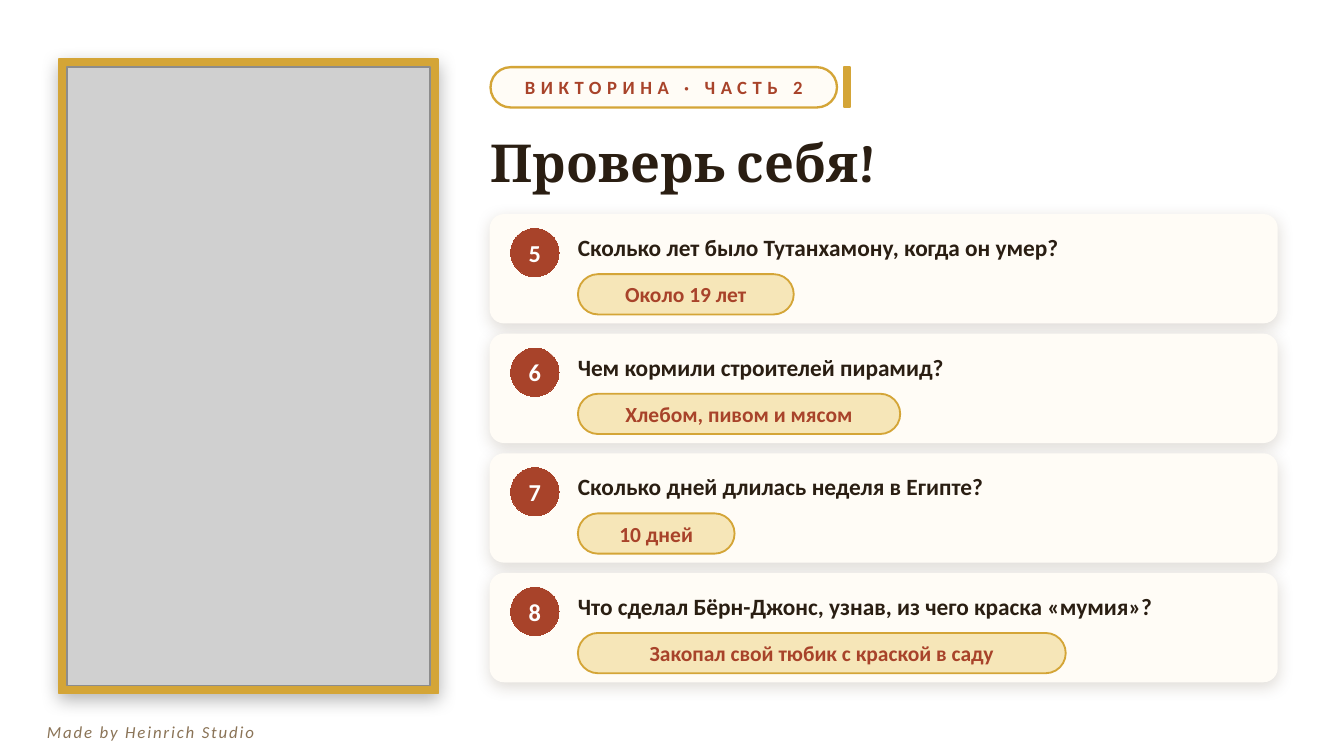
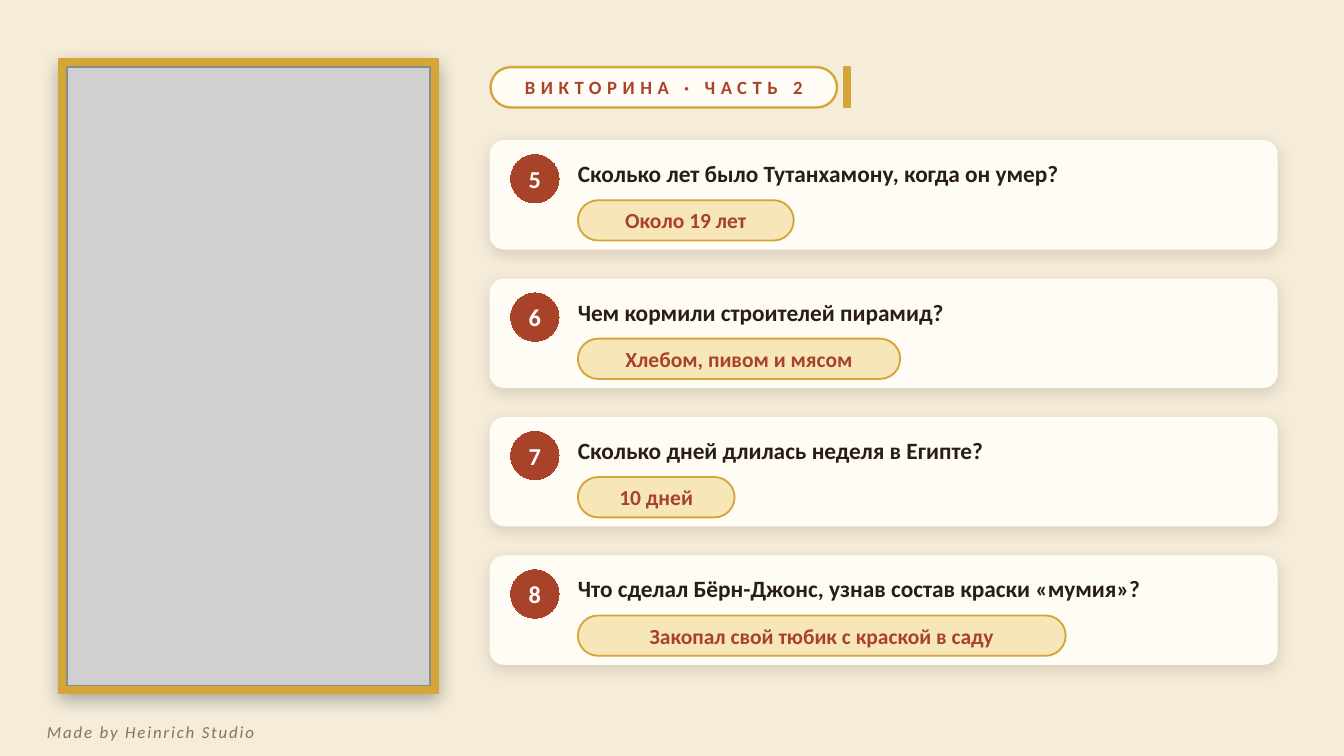
Before and after one commit to sl-himmelreich/heinrich-mario, a slide deck: slide 11 of Древний_Египет.pptx. Drawn at 1344x756 pixels with LibreOffice and Linux fonts; fonts in the diff are those of the drawing; grey boxes stand for pictures; background and template pictures are left out. Boxes give left, top, right and bottom in pixels: in the first picture for what was removed or moved away, otherwise in the second. Text is boxed around its words. In the diff, an @@ line names an element or a change of style, - is before the commit and + after.

```diff
--- a/Древний_Египет.pptx
+++ b/Древний_Египет.pptx
@@ background picture (left out) to #F5ECDA @@
@@ 2 rounded rectangles, 1 text, 1 ellipse: place and size @@
-2 rounded rectangles, 1 text, 1 ellipse at (491,215,1277,323)
+2 rounded rectangles, 1 text, 1 ellipse at (491,141,1277,249)
@@ text removed at (491,141,858,195) @@
-Проверь себя!
@@ 2 rounded rectangles, 1 ellipse, 1 text: place and size @@
-2 rounded rectangles, 1 ellipse, 1 text at (491,335,1277,442)
+2 rounded rectangles, 1 ellipse, 1 text at (491,280,1277,387)
@@ 2 rounded rectangles, 1 ellipse, 1 text: place and size @@
-2 rounded rectangles, 1 ellipse, 1 text at (491,454,1277,562)
+2 rounded rectangles, 1 ellipse, 1 text at (491,418,1277,526)
@@ rounded rectangle: place and size @@
-rounded rectangle at (491,574,1277,681)
+rounded rectangle at (491,556,1277,664)
@@ ellipse "8": place and size @@
-ellipse "8" at (511,587,559,636)
+ellipse "8" at (511,570,559,618)
@@ text at (578,581,1139,601): text changed @@
-Что сделал Бёрн-Джонс, узнав, из чего краска «мумия»?
+Что сделал Бёрн-Джонс, узнав состав краски «мумия»?
@@ rounded rectangle "Закопал свой тюбик с краской ...": place and size @@
-rounded rectangle "Закопал свой тюбик с краской ..." at (578,633,1066,673)
+rounded rectangle "Закопал свой тюбик с краской ..." at (578,616,1066,656)
```
Also in this commit, not shown: 9 other slides changed, 1 other file.
